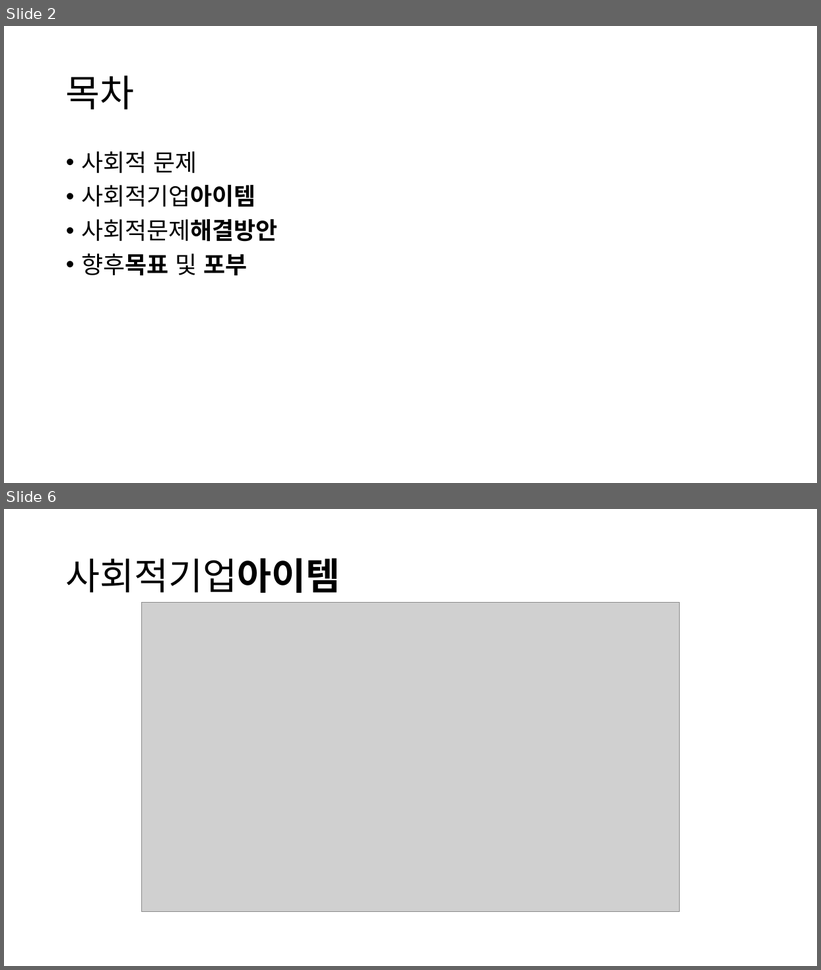
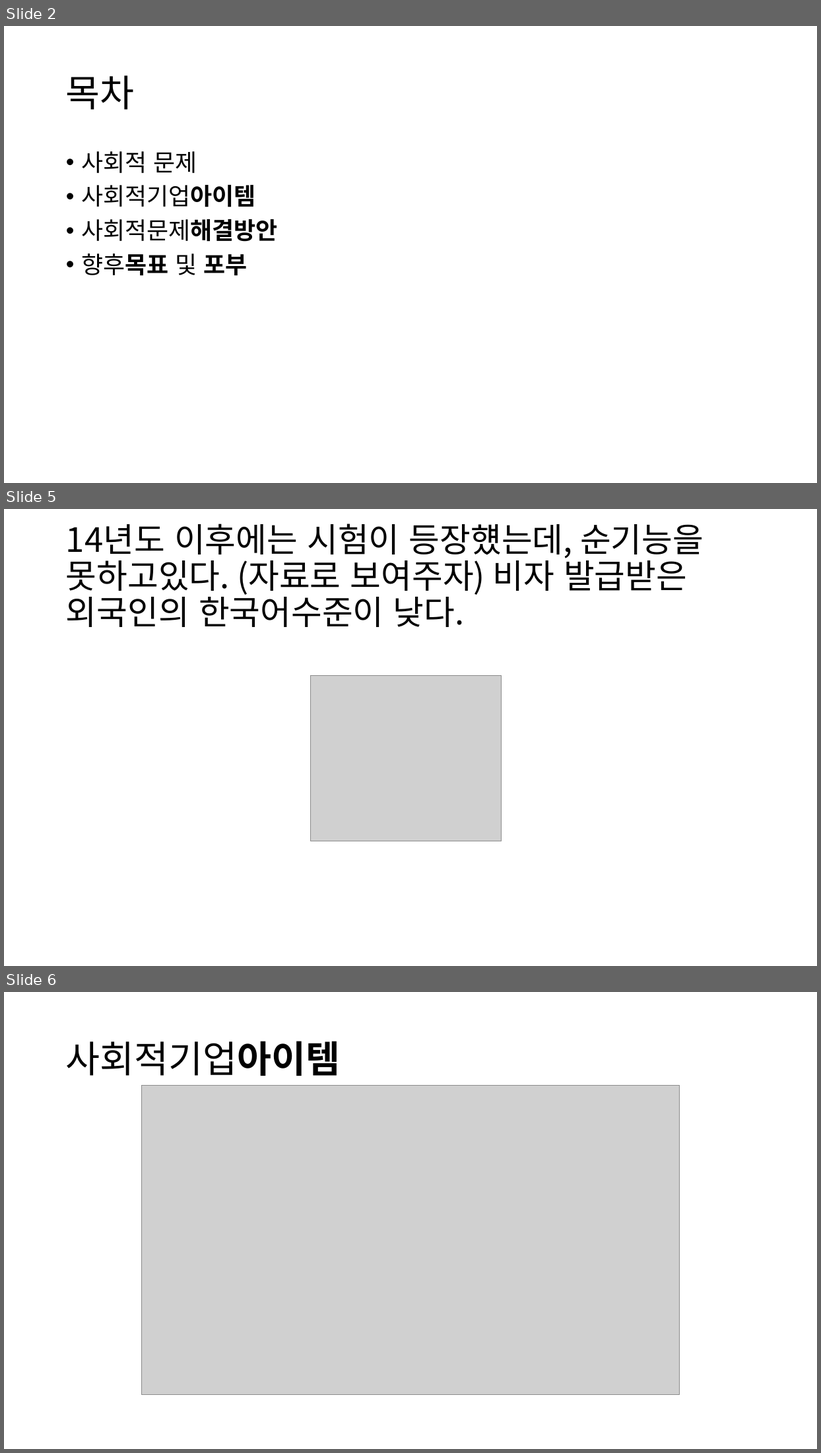
Before and after one commit to ParkBK/BAEUME, a slide deck: 박병근/발표/사회적기업PPT - 복사본.pptx. Shown one above the other, each under a label of ours: slides 2 and 6 before the commit, slides 2, 5 and 6 after it; the slides between them are not shown. The pictures are 821x970 and 821x1453 pixels, drawn with LibreOffice and Linux fonts; fonts in the diff are those of the drawing; grey boxes stand for pictures. Boxes give left, top, right and bottom in pixels: in the first picture for what was removed or moved away, otherwise in the second. Text is boxed around its words. In the diff, an @@ line names an element or a change of style, - is before the commit and + after.

```diff
--- a/박병근/발표/사회적기업PPT - 복사본.pptx
+++ b/박병근/발표/사회적기업PPT - 복사본.pptx
@@ slide 5 added at (4,509,817,966), background #FFFFFF @@
@@ title added at (66,524,704,627), 39.6 pt, text #000000 @@
+14년도 이후에는 시험이 등장헀는데, 순기능을 못하고있다. (자료로 보여주자) 비자 발급받은 외국인의 한국어수준이 낮다.
@@ picture added at (311,675,501,842) @@
```
Also in this commit, not shown: 2 slides changed, 3 other slides added, 5 slides removed, 1 other file.
